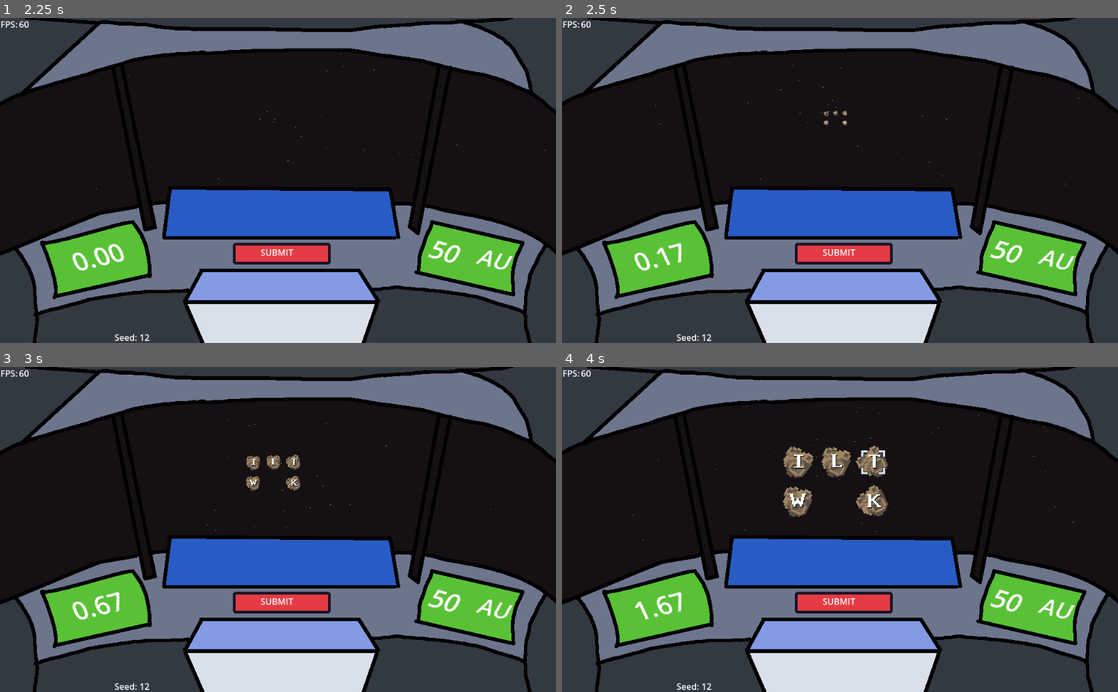
Above: before the commit, frames 1-4 (two rows, left to right).
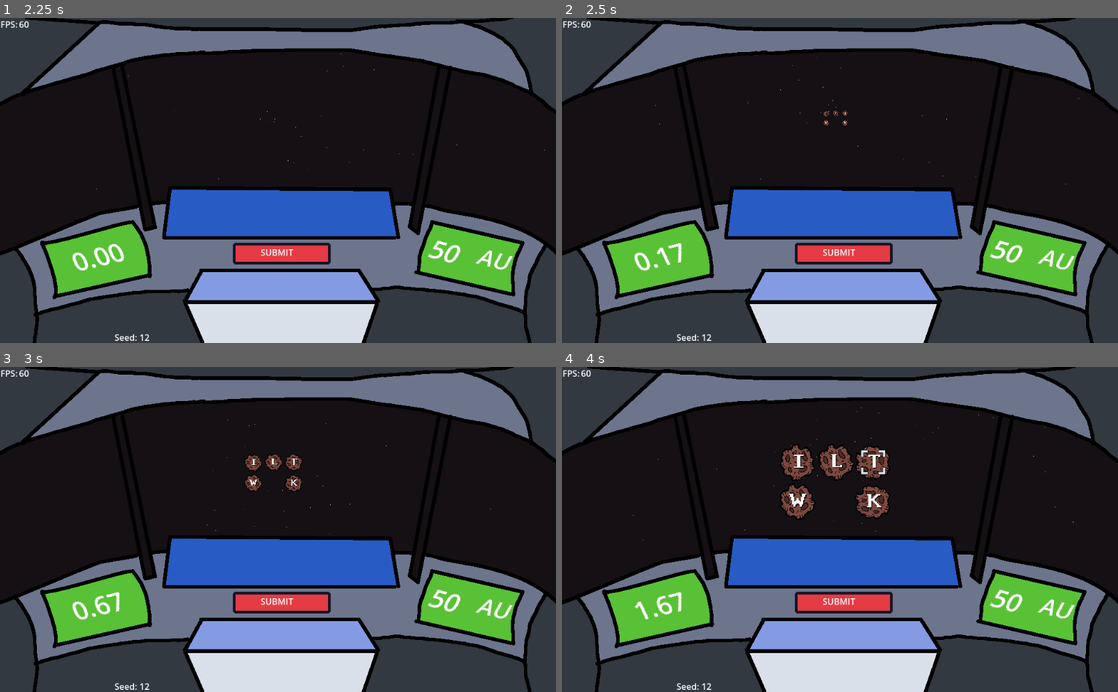
Above: after the commit, the same moments.

Repository: sugarvoid/alpha-space
Game: Godot game, scene res://game/screen/start_screen/start_screen.tscn
Same seed, same stepped clock (60 frames per second), same inputs: the game is played once before the commit and once after it.
Inputs (mouse positions are in pixels of both pictures, inside the frame that each line leads up to):
- Up to frame 1 (2.25 s): click (105, 278) at 0.52 s; type "12" at 0.6 s; click (278, 200) at 1.25 s; tap Enter at 2 s; move the mouse to (244, 284) at 2.02 s; click (244, 284) at 2.17 s
- Up to frame 2 (2.5 s): no input
- Up to frame 3 (3 s): move the mouse to (255, 461) at 2.77 s; click (255, 461) at 2.92 s
- Up to frame 4 (4 s): move the mouse to (867, 461) at 3.52 s; click (867, 461) at 3.67 s

Frame 1 is identical in both runs. In frame 2, less than 0.1% of the frame differs, in the area x 47-52%, y 28-34%; in frame 3, 0.4%; in frame 4, 1.8%, in the area x 39-59%, y 23-47%.
Error in both runs: Invalid access to property or key 'LETTERS' on a base object of type 'Object (WordManager)'. (res://game/game.gd:66)

Commit message:
Change meteor sprite

Diff:
--- a/game/meteor/meteor.tscn
+++ b/game/meteor/meteor.tscn
@@ -1,7 +1,7 @@
 [gd_scene load_steps=6 format=3 uid="uid://dkeb6tw0exne0"]
 
 [ext_resource type="Script" path="res://game/meteor/meteor.gd" id="1_akqqa"]
-[ext_resource type="Texture2D" uid="uid://bstauo7ogwrkh" path="res://game/meteor/meteor.png" id="2_gy8v2"]
+[ext_resource type="Texture2D" uid="uid://1vh3muhlbnkr" path="res://game/meteor/new_meteor.png" id="2_5ers7"]
 [ext_resource type="FontFile" uid="uid://c701rmv1hbnfl" path="res://game/font/RaccoonSerif-Bold.ttf" id="3_7j8pl"]
 [ext_resource type="PackedScene" uid="uid://cyadvv34rt0br" path="res://game/meteor/reticle.tscn" id="4_l52gy"]
 
@@ -12,7 +12,7 @@
 script = ExtResource("1_akqqa")
 
 [node name="Sprite2D" type="Sprite2D" parent="."]
-texture = ExtResource("2_gy8v2")
+texture = ExtResource("2_5ers7")
 
 [node name="Control" type="Node2D" parent="."]
 
--- a/game/screen/gameover_screen/gameover_screen.tscn
+++ b/game/screen/gameover_screen/gameover_screen.tscn
@@ -48,7 +48,7 @@
 offset_bottom = 56.0
 
 [node name="static_" type="Label" parent="Results/Seed"]
-custom_minimum_size = Vector2i(60, 0)
+custom_minimum_size = Vector2(60, 0)
 offset_right = 60.0
 offset_bottom = 26.0
 text = "Seed"
@@ -67,7 +67,7 @@
 offset_bottom = 86.0
 
 [node name="static_" type="Label" parent="Results/Time"]
-custom_minimum_size = Vector2i(60, 0)
+custom_minimum_size = Vector2(60, 0)
 offset_right = 60.0
 offset_bottom = 26.0
 text = "Time"
Binary file added: game/meteor/new_meteor.png
Not shown, added: game/meteor/new_meteor.png.import
